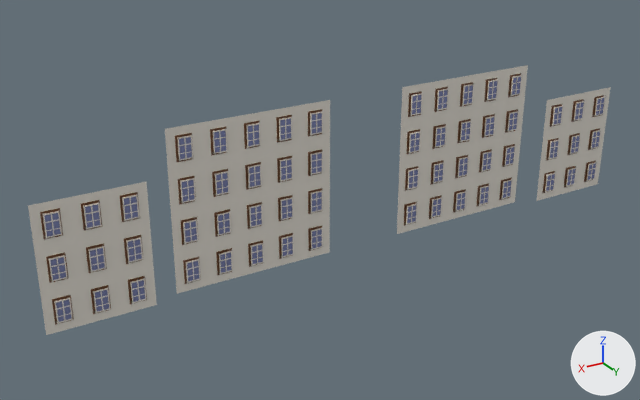
One commit to the Blender file Orientierung/Assets/Blenderdateien/A1 - Gutenbergbau/Gutenbergbau.blend: the scene before it, then after it.
Rendered twice from a camera (50 mm lens) standing at (46.4, 68.5, 39.2) and looking at (4.7, -1.0, 4.5). Lighting does not change. The marker at lower right points along +X, +Y and +Z.

Names of what the first picture shows: 'Fenster, 1.Stock', 'Fenster, 1.Stock, außen', 'Fenster, 2.Stock', 'Fenster, 2.Stock, außen', 'Fenster, 3.Stock', 'Fenster, keller', 'Fenster, keller, außen'.
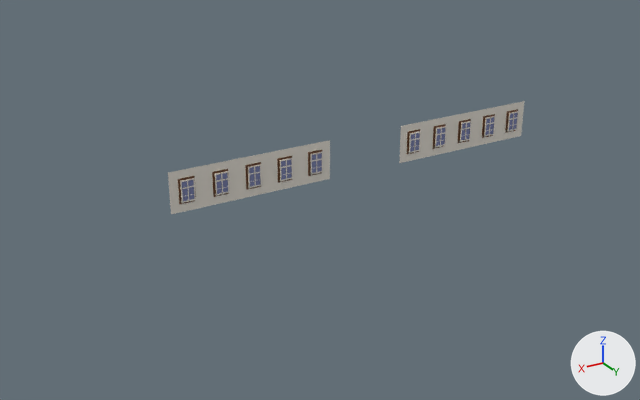
Commit message: Fenster im 2. Stock abgeschlossen

Diff of the bpy script that builds the scene:
```diff
--- a/Orientierung/Assets/Blenderdateien/A1 - Gutenbergbau/Gutenbergbau.blend.py
+++ b/Orientierung/Assets/Blenderdateien/A1 - Gutenbergbau/Gutenbergbau.blend.py
@@ ob_fenster__1_stock @@
 _m = ob_fenster__1_stock.modifiers.new('Mirror', 'MIRROR')
 _m.mirror_object = ob_mirrorobjekt
+ob_fenster__1_stock.hide_set(True)
@@ ob_fenster__1_stock__außen @@
 _m = ob_fenster__1_stock__außen.modifiers.new('Mirror', 'MIRROR')
 _m.mirror_object = ob_mirrorobjekt
+ob_fenster__1_stock__außen.hide_set(True)
@@ ob_fenster__2_stock__außen @@
 _m = ob_fenster__2_stock__außen.modifiers.new('Mirror', 'MIRROR')
 _m.mirror_object = ob_mirrorobjekt
+ob_fenster__2_stock__außen.hide_set(True)
@@ ob_fenster__3_stock @@
 _m = ob_fenster__3_stock.modifiers.new('Mirror', 'MIRROR')
 _m.mirror_object = ob_mirrorobjekt
+ob_fenster__3_stock.hide_set(True)
@@ ob_fenster__keller @@
 _m = ob_fenster__keller.modifiers.new('Mirror', 'MIRROR')
 _m.mirror_object = ob_mirrorobjekt
+ob_fenster__keller.hide_set(True)
@@ ob_fenster__keller__außen @@
 _m = ob_fenster__keller__außen.modifiers.new('Mirror', 'MIRROR')
 _m.mirror_object = ob_mirrorobjekt
+ob_fenster__keller__außen.hide_set(True)
```

Location of each change, [x1, y1, x2, y2] in pixels of the pictures (640 x 400 px):
'Fenster, 3.Stock', hidden: before [165, 65, 528, 172]
'Fenster, 1.Stock', hidden: before [171, 136, 521, 255]
'Fenster, keller', hidden: before [174, 170, 518, 294]
'Fenster, 2.Stock, außen', hidden: before [28, 87, 611, 251]
'Fenster, 1.Stock, außen', hidden: before [34, 121, 606, 294]
'Fenster, keller, außen', hidden: before [41, 153, 602, 335]
